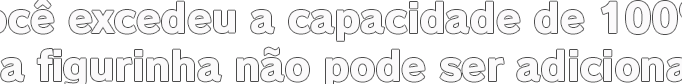
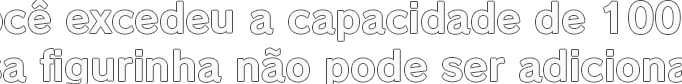
Layer changes from the first (682, 84) image to the second:
added group "PT V2 Center" with 1 layers above "Pt Center" over left=0, top=0, right=682, bottom=84
added layer "Você excedeu a capacidade de 100%. Essa figurinha não pode ser" in group "PT V2 Center" over left=0, top=0, right=682, bottom=84
hid group "Pt Center" (2 layers) over left=0, top=0, right=682, bottom=84
